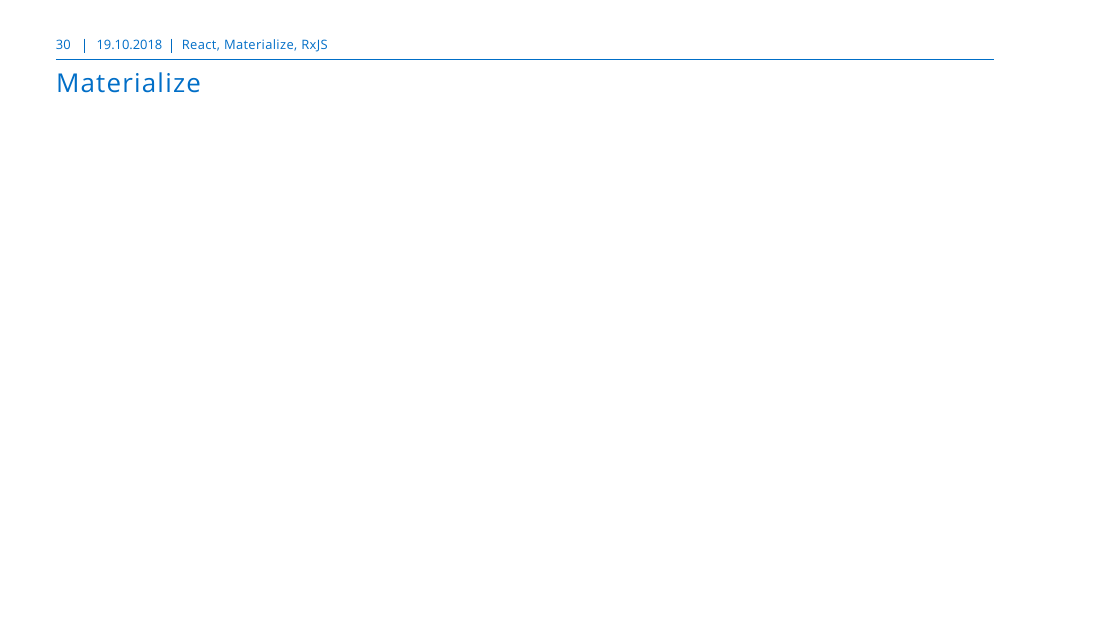
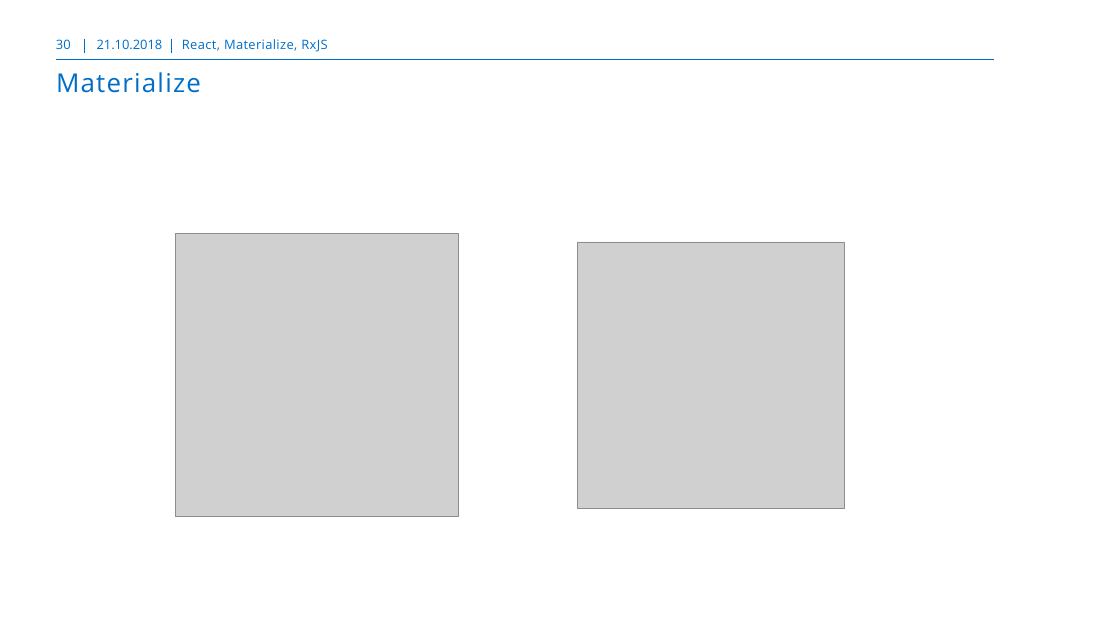
Before and after one commit to markusborer/ReactSample, a slide deck: slide 30 of React.pptx. Drawn at 1120x630 pixels with LibreOffice and Linux fonts; fonts in the diff are those of the drawing; grey boxes stand for pictures; background and template pictures are left out. Boxes give left, top, right and bottom in pixels: in the first picture for what was removed or moved away, otherwise in the second. Text is boxed around its words. In the diff, an @@ line names an element or a change of style, - is before the commit and + after.

```diff
--- a/React.pptx
+++ b/React.pptx
@@ text at (97,39,163,49): text changed @@
-19.10.2018
+21.10.2018
@@ picture added at (176,234,459,516) @@
@@ picture added at (578,242,844,508) @@
```
Also in this commit, not shown: 29 other slides changed, 5 slides added, 1 other file.
